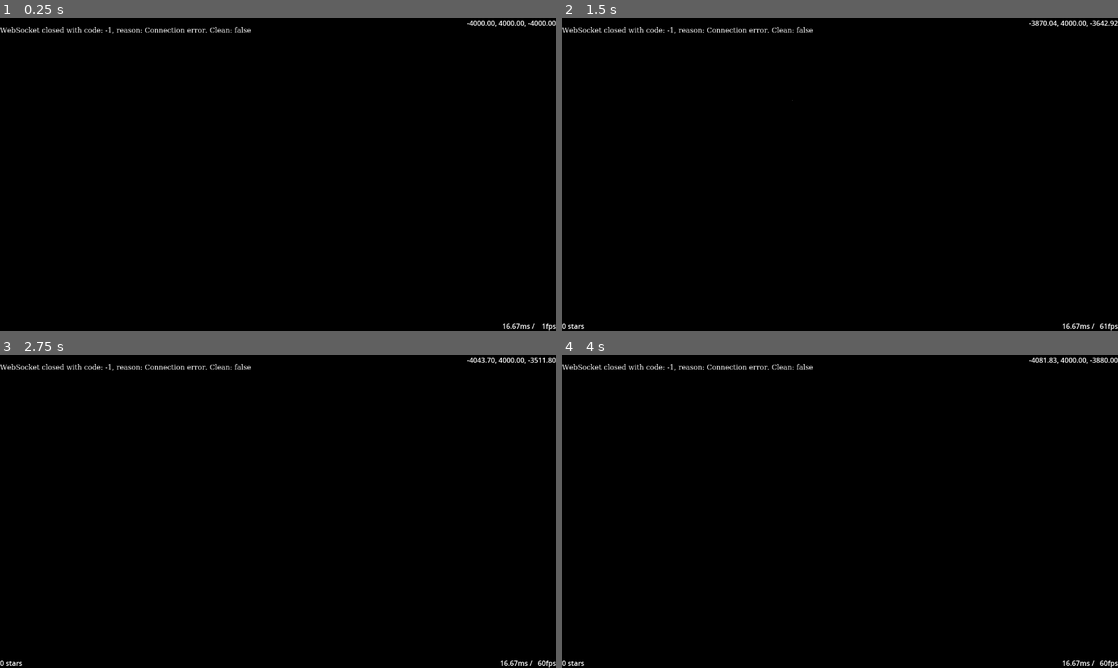
Above: before the commit, frames 1-4 (two rows, left to right).
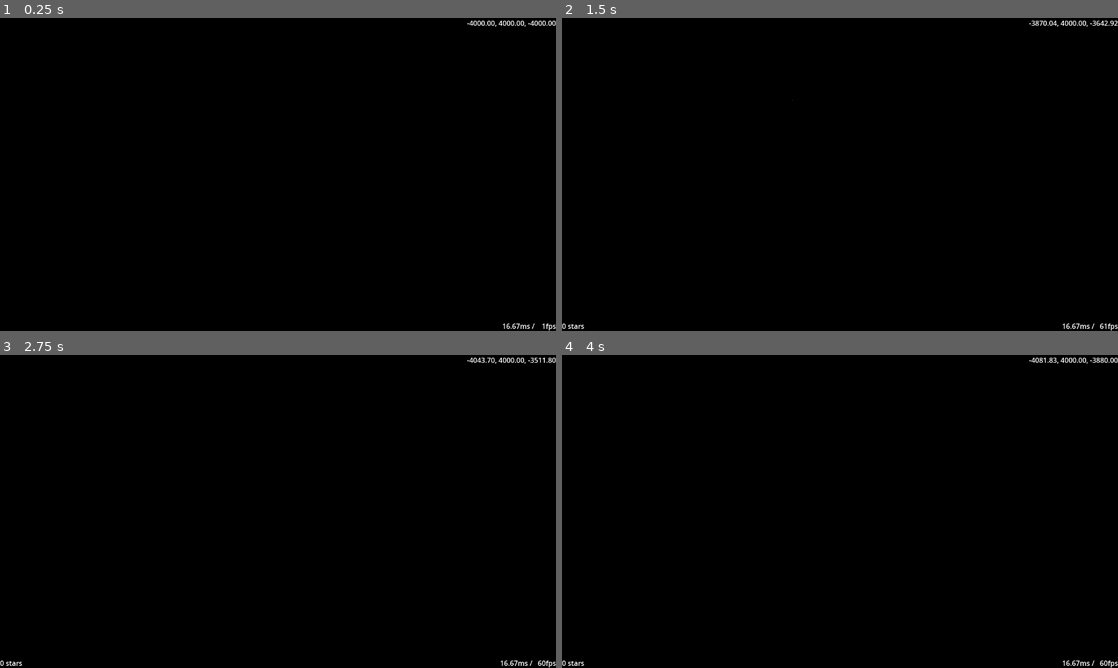
Above: after the commit, the same moments.

Repository: HansAcker/eddn-godot
Game: Godot game, scene res://Main.tscn
The game is run twice, just before and just after one commit, with the same random seed, the same clock (stepped at 60 frames per second) and the same inputs.
Inputs (mouse positions are in pixels of both pictures, inside the frame that each line leads up to):
- Up to frame 1 (0.25 s): no input
- Up to frame 2 (1.5 s): tap Enter (toggle_fullscreen) at 0.5 s; move the mouse to (812, 237) at 0.52 s; hold Delete (clear) 0.53-1.28 s; hold W (move_forward) from 0.53 s (still down); move the mouse to (1006, 221) at 1.27 s; tap C (look_down) at 1.35 s
- Up to frame 3 (2.75 s): move the mouse to (111, 464) at 2.02 s; release W (move_forward) at 2.03 s; hold A (move_left) from 2.03 s (still down); hold Q (look_left) from 2.03 s (still down)
- Up to frame 4 (4 s): move the mouse to (867, 511) at 2.77 s; release Q (look_left) at 2.78 s; tap E (look_right) at 2.85 s; move the mouse to (756, 433) at 3.52 s; release A (move_left) at 3.53 s; hold S (move_back) from 3.53 s (still down); hold Z (look_up) from 3.53 s (still down)

The runs differ from the first frame. In frame 1, 0.4% of the frame differs, in the area x 0-46%, y 2-6%; in frame 2, 0.4%; in frame 3, 0.4%; in frame 4, 0.4%.

Commit message:
set camera transition type

Diff:
--- a/Main.gd
+++ b/Main.gd
@@ -49,7 +49,7 @@
 			var _tween = _camera_tween_ref.get_ref()
 			if is_instance_valid(_tween) && is_instance_of(_tween, Tween):
 				(_tween as Tween).kill()
-			_camera_tween_ref = weakref(create_tween().tween_property(camera, "transform", where, when))
+			_camera_tween_ref = weakref(create_tween().tween_property(camera, "transform", where, when).set_trans(Tween.TRANS_QUINT))
 
 func _handle_preset(index: int, tween: bool = true, store: bool = false) -> void:
 	if store:
